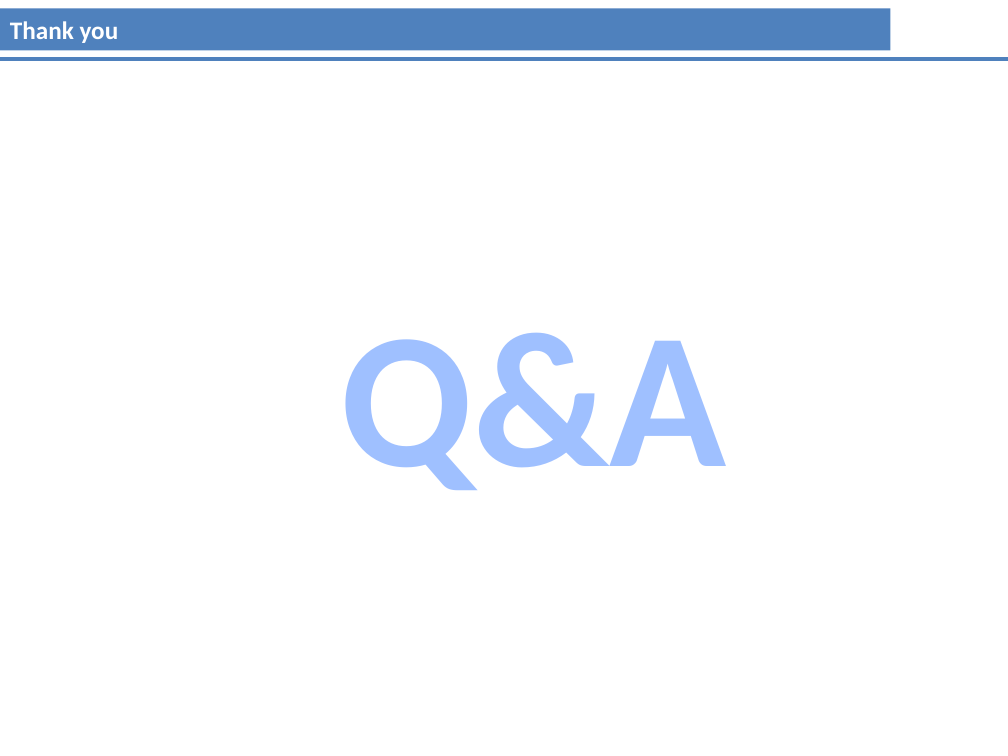
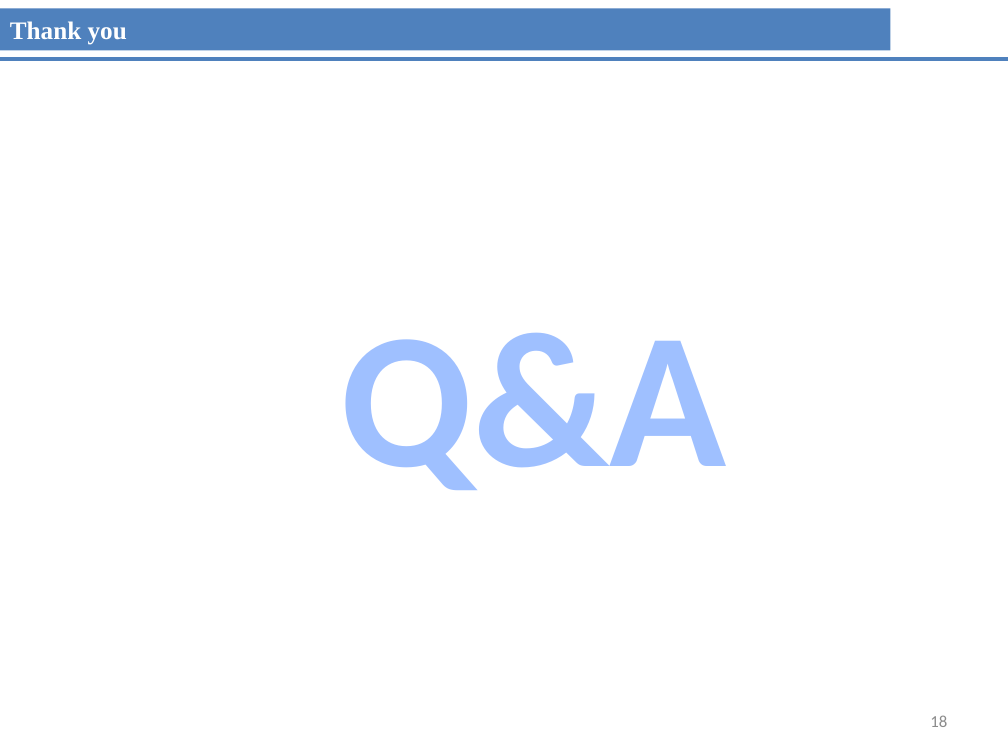
Before and after one commit to vniu/sign-traffic-recognition, a slide deck: slide 18 of doc/LuanVan.pptx (slide 15 before the commit). Drawn at 1008x756 pixels with LibreOffice and Linux fonts; fonts in the diff are those of the drawing. Boxes give left, top, right and bottom in pixels: in the first picture for what was removed or moved away, otherwise in the second. Text is boxed around its words. In the diff, an @@ line names an element or a change of style, - is before the commit and + after.

```diff
--- a/doc/LuanVan.pptx
+++ b/doc/LuanVan.pptx
@@ rectangle "Thank you" at <box>0,8,890,50</box>: font Calibri to Times New Roman @@
@@ page number added at <box>930,715,947,727</box>, 12 pt, text #8C8C8C @@
+18
```
Also in this commit, not shown: 14 other slides changed, 4 slides added, 1 other file.
